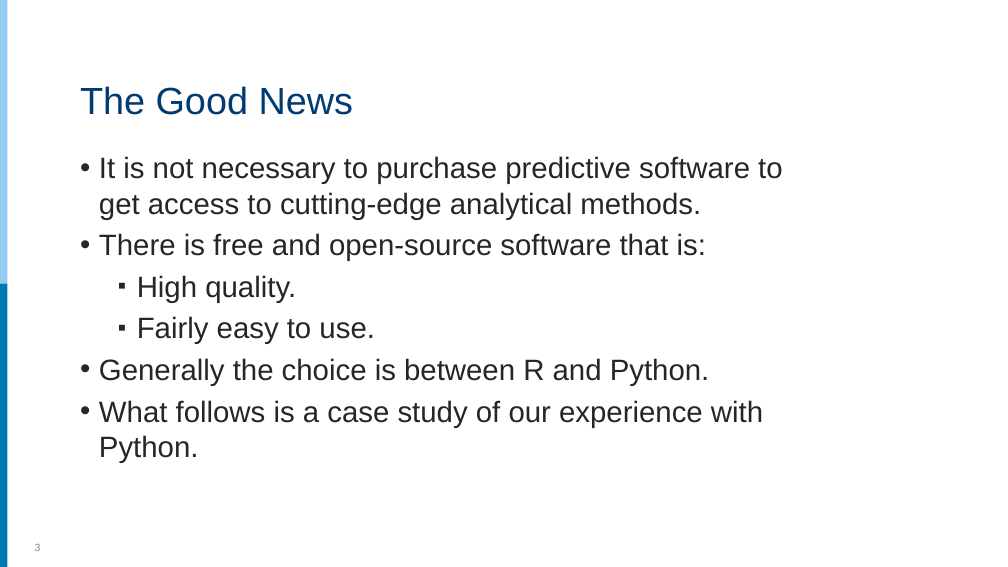
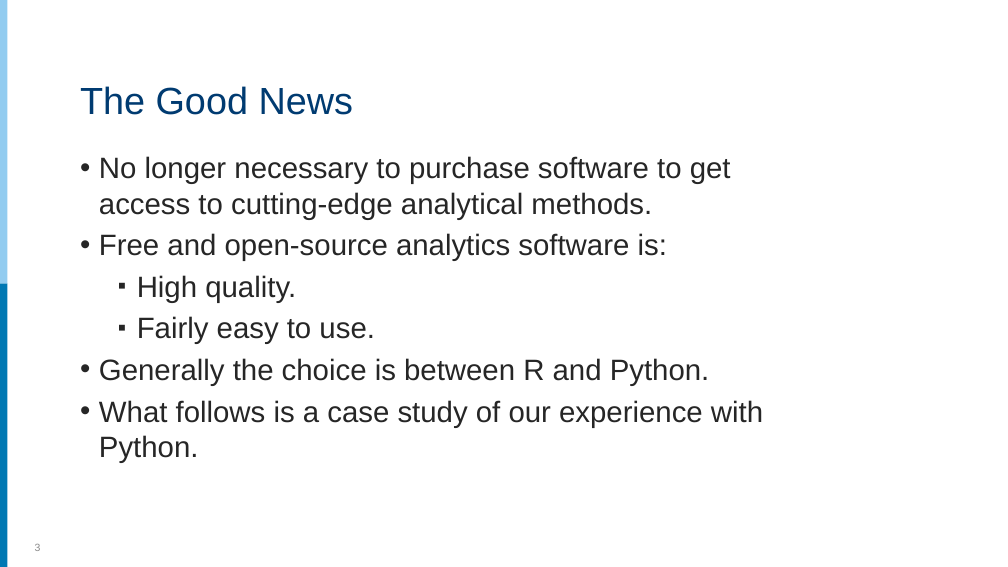
Before and after one commit to rpardee/hcsrn_2019, a slide deck: slide 3 of analytics_for_hmos.pptx. Drawn at 1008x567 pixels with LibreOffice and Linux fonts; fonts in the diff are those of the drawing. Boxes give left, top, right and bottom in pixels: in the first picture for what was removed or moved away, otherwise in the second. Text is boxed around its words. In the diff, an @@ line names an element or a change of style, - is before the commit and + after.

```diff
--- a/analytics_for_hmos.pptx
+++ b/analytics_for_hmos.pptx
@@ text at [99,156,731,261]: text changed @@
-• It is not necessary to purchase predictive software to get access to cutting-edge analytical methods.
-• There is free and open-source software that is:
+• No longer necessary to purchase software to get access to cutting-edge analytical methods.
+• Free and open-source analytics software is:
```
Also in this commit, not shown: 6 other slides changed, 1 other file.
